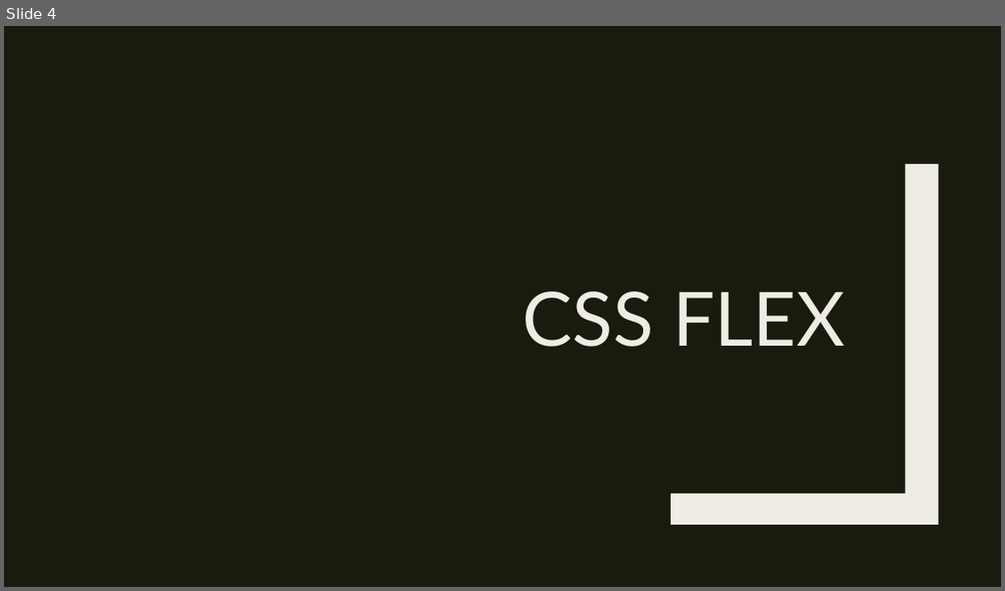
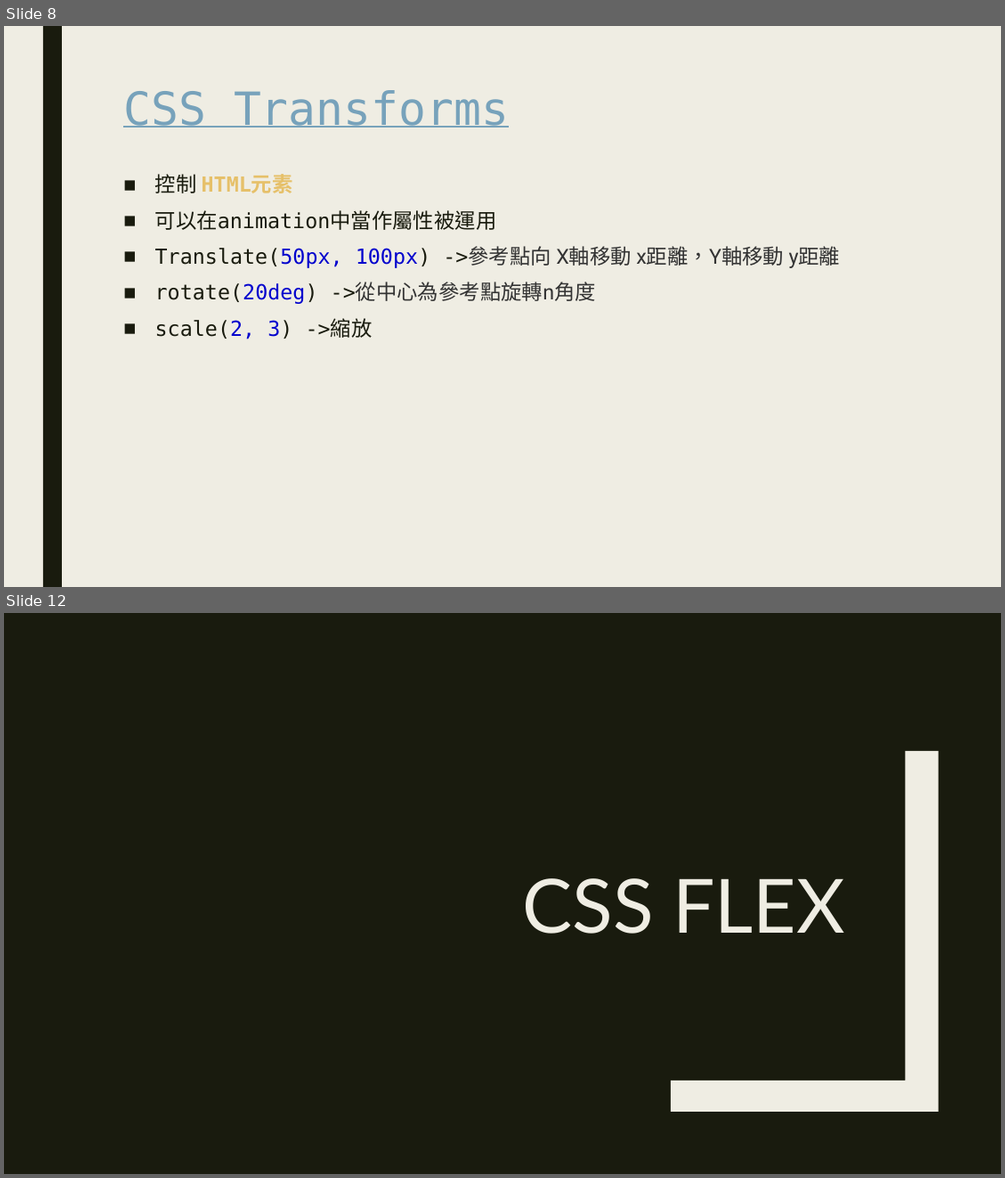
Before and after one commit to Alicexdcw/FrontEndTutorial, a slide deck: sidle-project-porfit.pptx. Shown one above the other, each under a label of ours: slide 4 before the commit, slides 8 and 12 after it; the slides between them are not shown. The pictures are 1005x591 and 1005x1178 pixels, drawn with LibreOffice and Linux fonts; fonts in the diff are those of the drawing. Boxes give left, top, right and bottom in pixels: in the first picture for what was removed or moved away, otherwise in the second. Text is boxed around its words. In the diff, an @@ line names an element or a change of style, - is before the commit and + after.

```diff
--- a/sidle-project-porfit.pptx
+++ b/sidle-project-porfit.pptx
@@ slide 8 added at (x1=4, y1=26, x2=1001, y2=587), background #EFEDE3 @@
@@ rectangle added at (x1=43, y1=26, x2=62, y2=587), fill #191B0E @@
@@ title added at (x1=123, y1=90, x2=509, y2=127), 44 pt, text #77A2BB, underline @@
+CSS Transforms
@@ text added at (x1=155, y1=174, x2=841, y2=339), 20 pt, text #191B0E @@
+■ 控制 HTML元素
+■ 可以在animation中當作屬性被運用
+■ Translate(50px, 100px) ->參考點向 X軸移動 x距離，Y軸移動 y距離
+■ rotate(20deg) ->從中心為參考點旋轉n角度
+■ scale(2, 3) ->縮放
@@ what was slide 4 is now slide 12 @@
```
Also in this commit, not shown: 6 slides changed, 13 other slides added.
